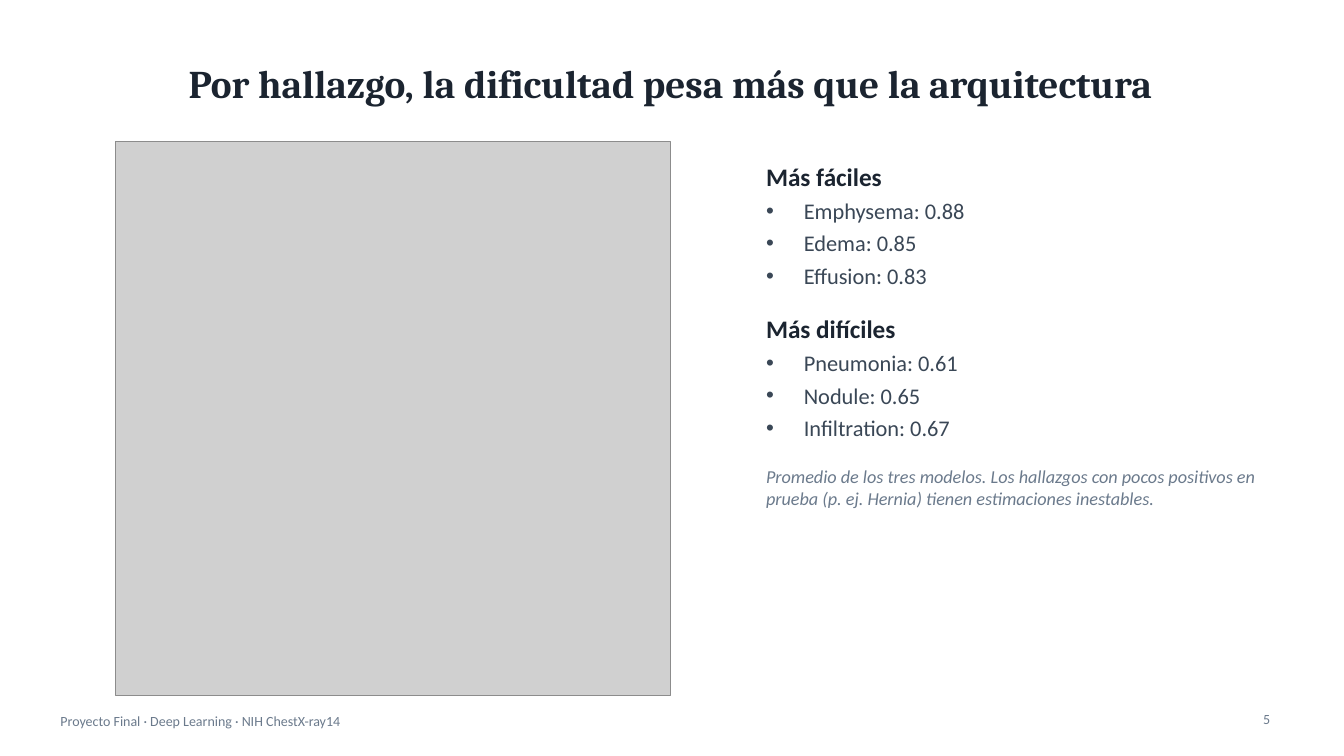
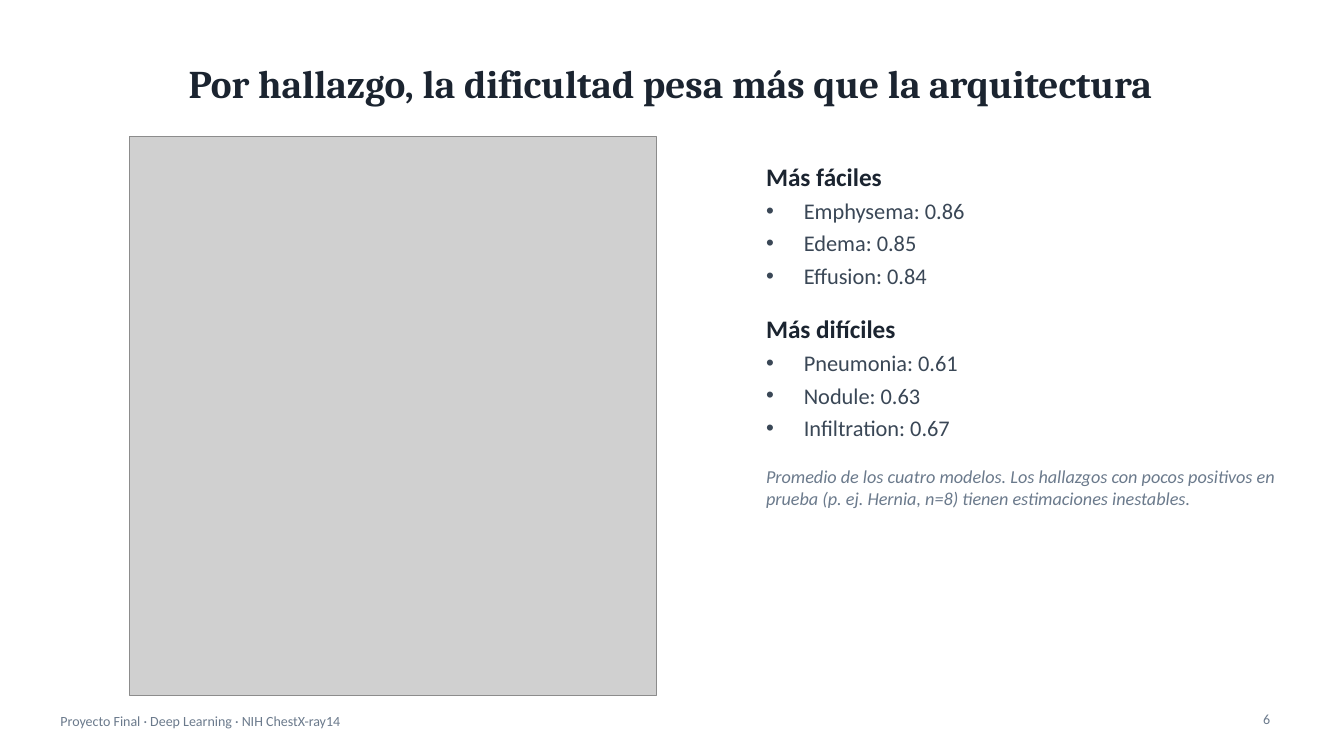
Before and after one commit to alfredogallegosmtr-sys/proyecto-final-dl-radiologia, a slide deck: slide 6 of slides/presentacion_final.pptx (slide 5 before the commit). Drawn at 1344x756 pixels with LibreOffice and Linux fonts; fonts in the diff are those of the drawing; grey boxes stand for pictures. Boxes give left, top, right and bottom in pixels: in the first picture for what was removed or moved away, otherwise in the second. Text is boxed around its words. In the diff, an @@ line names an element or a change of style, - is before the commit and + after.

```diff
--- a/slides/presentacion_final.pptx
+++ b/slides/presentacion_final.pptx
@@ picture: place and size @@
-picture at [116, 141, 670, 696]
+picture at [130, 136, 656, 696]
@@ text at [804, 203, 965, 223]: text changed @@
-• Emphysema: 0.88
+• Emphysema: 0.86
@@ text at [804, 268, 927, 284]: text changed @@
-• Effusion: 0.83
+• Effusion: 0.84
@@ text at [804, 388, 921, 404]: text changed @@
-• Nodule: 0.65
+• Nodule: 0.63
@@ text at [766, 470, 1275, 508]: text changed @@
-Promedio de los tres modelos. Los hallazgos con pocos positivos en prueba (p. ej. Hernia) tienen estimaciones inestables.
+Promedio de los cuatro modelos. Los hallazgos con pocos positivos en prueba (p. ej. Hernia, n=8) tienen estimaciones inestables.
@@ page number at [1263, 714, 1270, 724]: text changed @@
-5
+6
```
Also in this commit, not shown: 5 other slides changed, 2 slides added, 1 slide removed, 17 other files.
